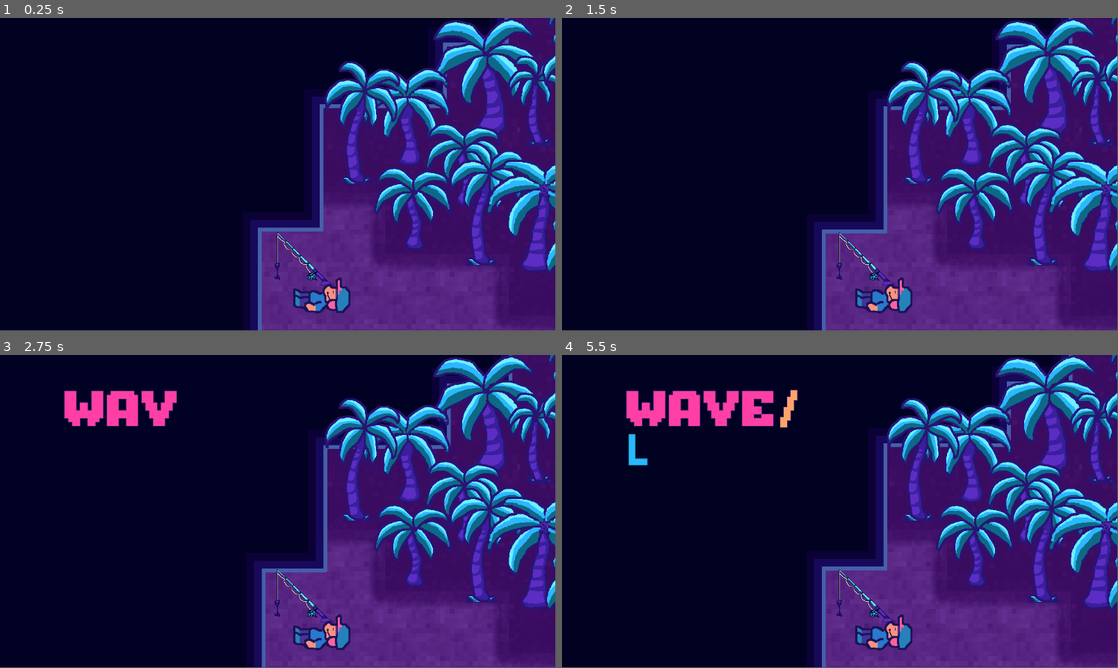
Above: before the commit, frames 1-4 (two rows, left to right).
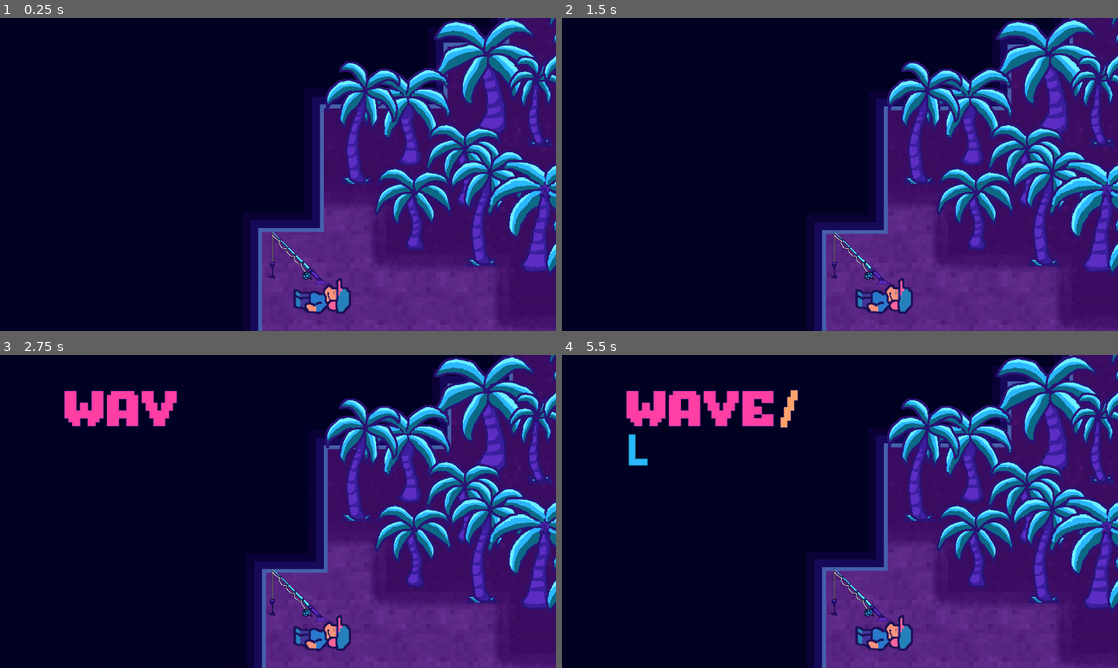
Above: after the commit, the same moments.

Repository: dougwhite/wave-length
Game: Godot game, scene res://scenes/game.tscn
Two runs of this game, one before a commit and one after it. Both use one fixed random seed, a clock stepped at 60 frames per second and the inputs below.
Inputs:
- Up to frame 1 (0.25 s): no input
- Up to frame 2 (1.5 s): tap Enter (ui_accept) at 0.5, 0.77, 1.25 s; hold Right (move_right) 0.53-1.28 s; hold S (move_down) from 1.28 s (still down)
- Up to frame 3 (2.75 s): tap Enter (ui_accept) at 1.52, 2 s; release S (move_down) at 2.03 s; hold Right (move_right) from 2.03 s (still down)
- Up to frame 4 (5.5 s): release Right (move_right) at 2.78 s; hold Up (move_up) 2.78-3.53 s; tap Enter (ui_accept) at 3.02, 3.5, 3.77, 4.52, 5 s; hold Left (move_left) 3.53-5.03 s; hold S (move_down) from 5.03 s (still down)
In our replay, the window is 799x449 before the commit and 800x450 after it. These sizes can differ from the game's own. Grey fills any space a smaller window leaves; there, only what the larger window draws over its background counts as a difference.

The runs differ from the first frame. In frame 1, 4.2% of the frame differs, in the area x 45-100%, y 0-100%; in frame 2, 4.2%; in frame 3, 4.4%; in frame 4, 4.5%, in the area x 12-100%, y 0-100%.

Commit message:
Small tweaks to polish the title screen and appearance

Diff:
--- a/project.godot
+++ b/project.godot
@@ -14,6 +14,12 @@
 run/main_scene="uid://bitk03lsj4gwk"
 config/features=PackedStringArray("4.5", "Forward Plus")
 config/icon="res://icon.svg"
+
+[display]
+
+window/size/mode=2
+window/stretch/mode="viewport"
+window/stretch/scale_mode="integer"
 
 [input]
 
--- a/scenes/Doodads/fishing_pole.tscn
+++ b/scenes/Doodads/fishing_pole.tscn
@@ -6,3 +6,6 @@
 
 [node name="Sprite2D" type="Sprite2D" parent="."]
 texture = ExtResource("1_f0c7r")
+offset = Vector2(0, -64)
+region_enabled = true
+region_rect = Rect2(0, 0, 128, 128)
--- a/scenes/game.tscn
+++ b/scenes/game.tscn
@@ -2091,7 +2091,8 @@
 y_sort_enabled = true
 
 [node name="Fishing Pole" parent="Objects/Doodads" instance=ExtResource("17_rysoc")]
-position = Vector2(256, 160)
+y_sort_enabled = true
+position = Vector2(181, 221)
 
 [node name="Audio" type="Node" parent="."]
 
--- a/scenes/title.tscn
+++ b/scenes/title.tscn
@@ -53,9 +53,9 @@
 
 [node name="prompt" type="Label" parent="."]
 layout_mode = 0
-offset_left = 46.0
+offset_left = 39.0
 offset_top = 278.0
-offset_right = 295.0
+offset_right = 305.0
 offset_bottom = 306.0
 theme_override_colors/font_color = Color(1, 0.6392157, 0.42352942, 1)
 theme_override_colors/font_outline_color = Color(0.050980393, 0.41568628, 0.5254902, 1)
